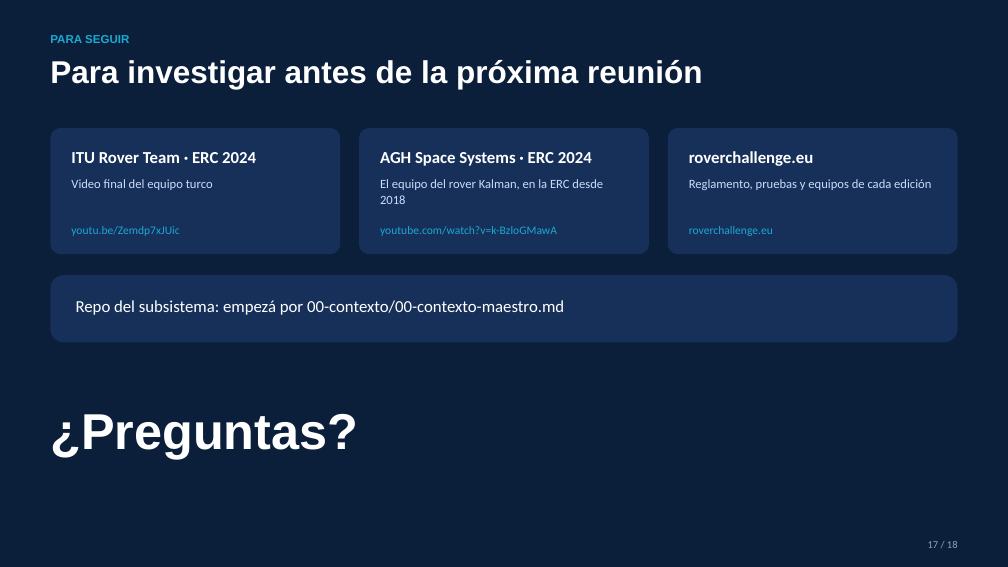
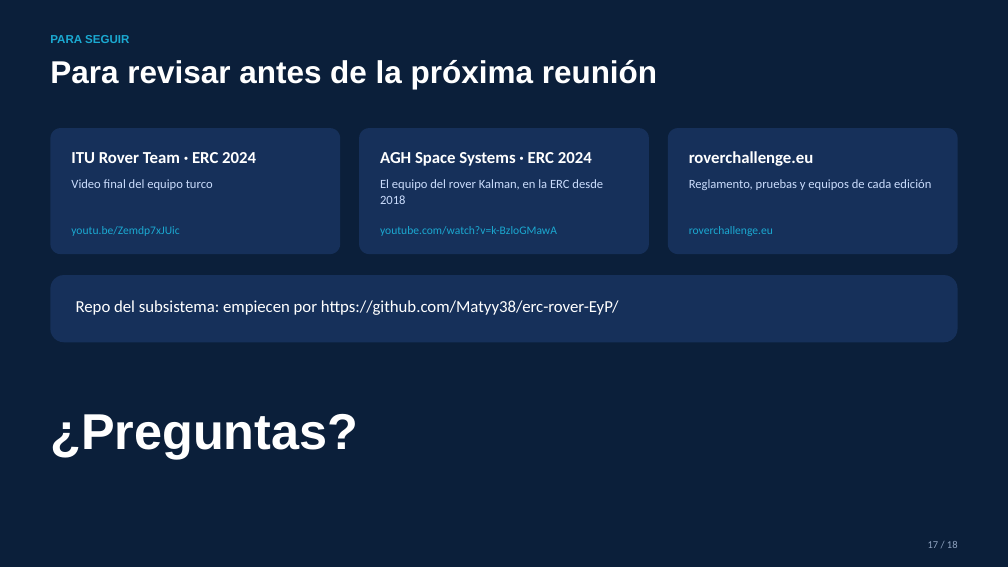
Before and after one commit to Matyy38/erc-rover-EyP, a slide deck: slide 16 of audiovisual-presentacion/presentacion-ingreso-EyP-2026-09.pptx (slide 17 before the commit). Drawn at 1008x567 pixels with LibreOffice and Linux fonts; fonts in the diff are those of the drawing. Boxes give left, top, right and bottom in pixels: in the first picture for what was removed or moved away, otherwise in the second. Text is boxed around its words. In the diff, an @@ line names an element or a change of style, - is before the commit and + after.

```diff
--- a/audiovisual-presentacion/presentacion-ingreso-EyP-2026-09.pptx
+++ b/audiovisual-presentacion/presentacion-ingreso-EyP-2026-09.pptx
@@ text at box(50, 60, 657, 89): text changed @@
-Para investigar antes de la próxima reunión
+Para revisar antes de la próxima reunión
@@ text at box(76, 300, 619, 315): text changed @@
-Repo del subsistema: empezá por 00-contexto/00-contexto-maestro.md
+Repo del subsistema: empiecen por https://github.com/Matyy38/erc-rover-EyP/
```
Also in this commit, not shown: 11 other slides changed, 1 slide removed, 3 other files.
